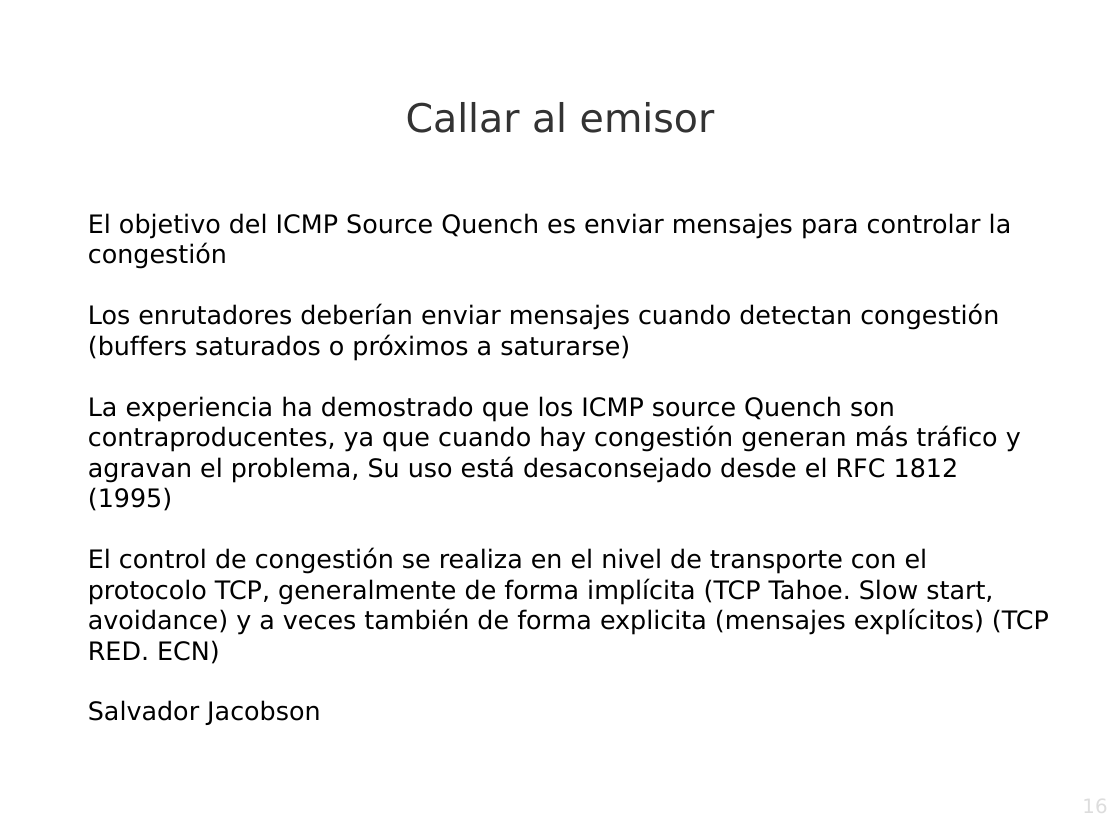
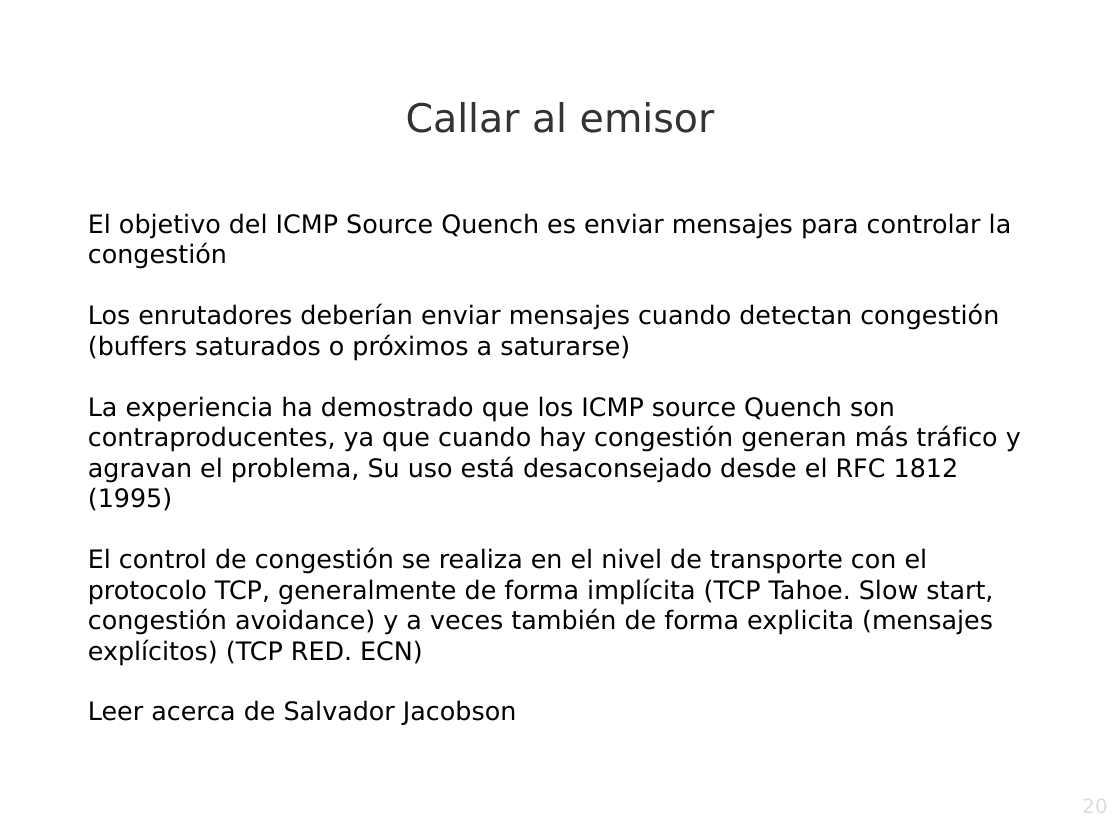
Before and after one commit to srealmoreno/Python, a slide deck: slide 20 of PING/ping.odp (slide 16 before the commit). Drawn at 1120x840 pixels with LibreOffice and Linux fonts; fonts in the diff are those of the drawing; background and template pictures are left out. Boxes give left, top, right and bottom in pixels: in the first picture for what was removed or moved away, otherwise in the second. Text is boxed around its words. In the diff, an @@ line names an element or a change of style, - is before the commit and + after.

```diff
--- a/PING/ping.odp
+++ b/PING/ping.odp
@@ text at [88,548,993,725]: text changed @@
-El control de congestión se realiza en el nivel de transporte con el protocolo TCP, generalmente de forma implícita (TCP Tahoe. Slow start, avoidance) y a veces también de forma explicita (mensajes explícitos) (TCP RED. ECN)
-Salvador Jacobson
+El control de congestión se realiza en el nivel de transporte con el protocolo TCP, generalmente de forma implícita (TCP Tahoe. Slow start, congestión avoidance) y a veces también de forma explicita (mensajes explícitos) (TCP RED. ECN)
+Leer acerca de Salvador Jacobson
@@ page number at [848,795,1109,840]: text changed @@
-16
+20
```
Also in this commit, not shown: 8 other slides changed, 4 slides added, 2 other files.
